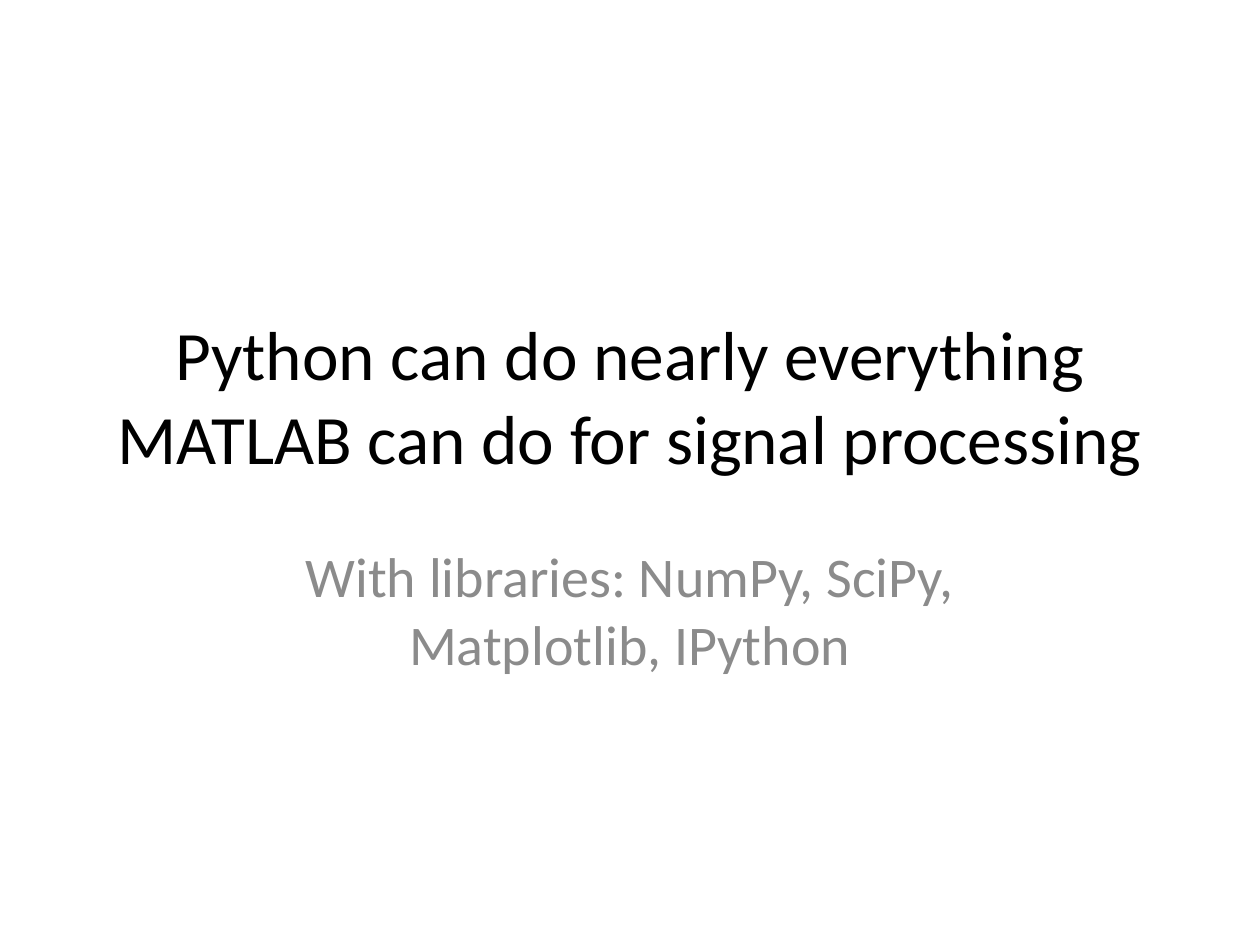
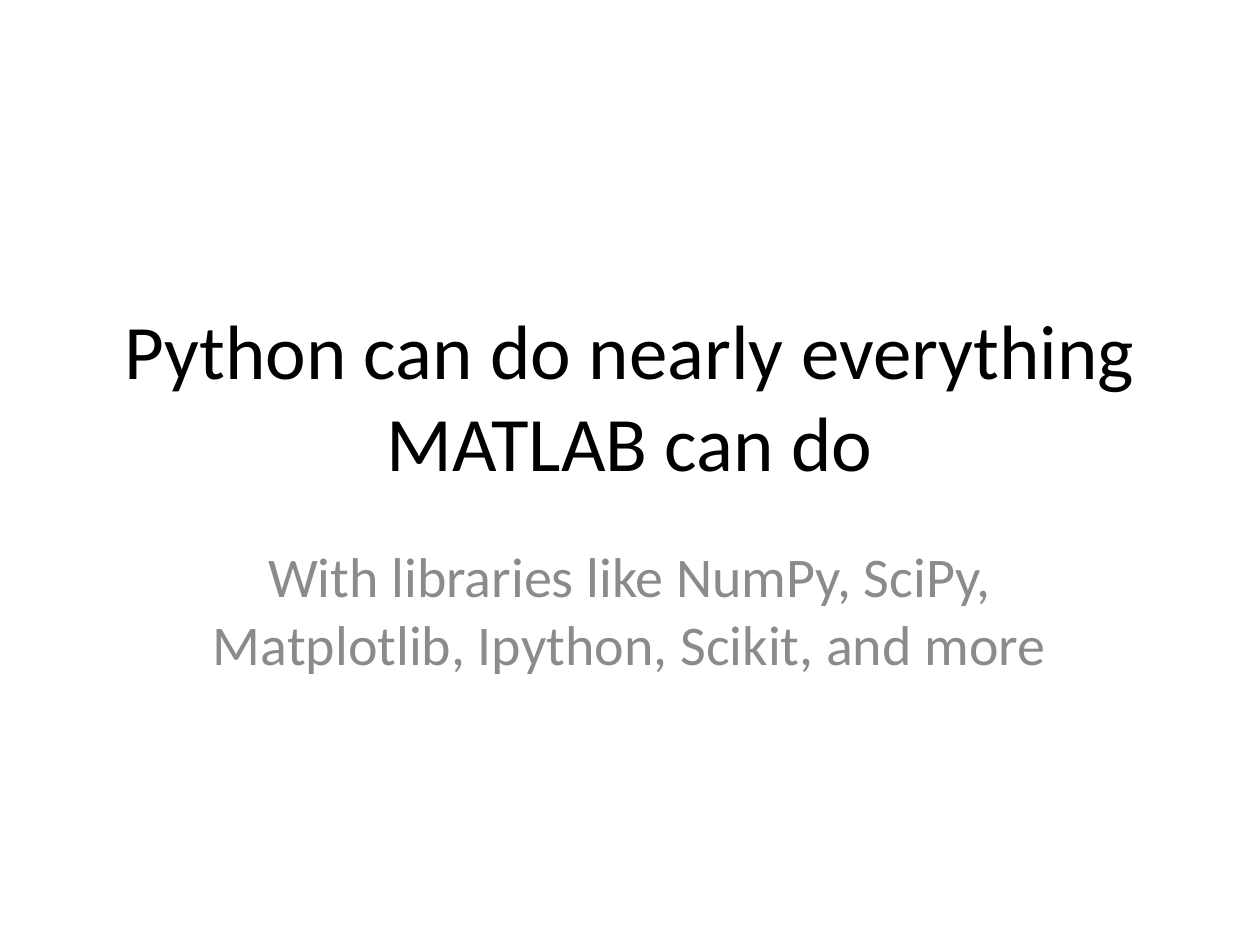
Before and after one commit to yoavram/Py4Eng, a slide deck: slide 35 of docs/Introduction to Python.pptx (slide 36 before the commit). Drawn at 1260x945 pixels with LibreOffice and Linux fonts; fonts in the diff are those of the drawing. Boxes give left, top, right and bottom in pixels: in the first picture for what was removed or moved away, otherwise in the second. Text is boxed around its words. In the diff, an @@ line names an element or a change of style, - is before the commit and + after.

```diff
--- a/docs/Introduction to Python.pptx
+++ b/docs/Introduction to Python.pptx
@@ title at (x1=124, y1=325, x2=1134, y2=472): text changed; size 39.6 to 44 pt @@
-Python can do nearly everything MATLAB can do for signal processing
+Python can do nearly everything MATLAB can do
@@ subtitle at (x1=213, y1=558, x2=1045, y2=674): text changed @@
-With libraries: NumPy, SciPy, Matplotlib, IPython
+With libraries like NumPy, SciPy, Matplotlib, Ipython, Scikit, and more
```
Also in this commit, not shown: 24 other slides changed.
